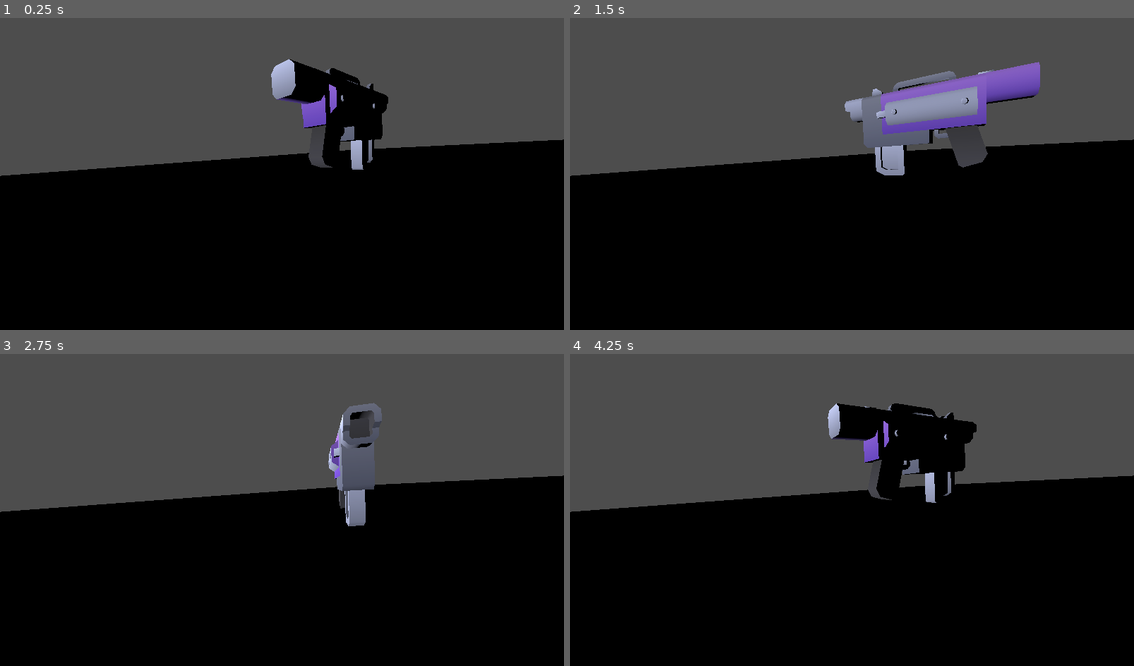
Above: before the commit, frames 1-4 (two rows, left to right).
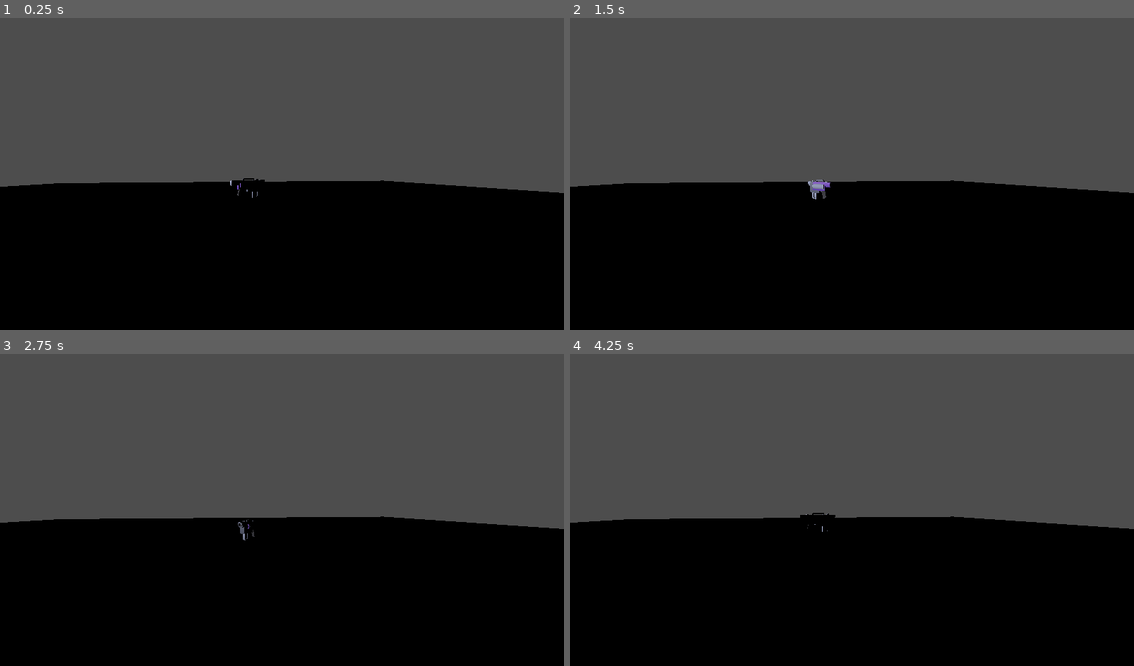
Above: after the commit, the same moments.

Repository: vikho22/PGV
Game: Godot game, scene res://Weapons/weapon_prueba.tscn
Two runs of this game, one before a commit and one after it. Both use one fixed random seed, a clock stepped at 60 frames per second and the inputs below. This scene is started directly instead of the project's main scene.
Inputs:
- Up to frame 1 (0.25 s): no input
- Up to frame 2 (1.5 s): tap Enter (ui_accept) at 0.5, 0.77 s; hold Right (right) 0.53-1.28 s; hold Down (backward) from 1.28 s (still down)
- Up to frame 3 (2.75 s): tap Enter (ui_accept) at 1.52 s; release Down (backward) at 2.03 s; hold Right (right) from 2.03 s (still down)
- Up to frame 4 (4.25 s): release Right (right) at 2.78 s; hold Up (forward) 2.78-3.53 s; tap Enter (ui_accept) at 3.02, 3.77 s; hold Left (left) from 3.53 s (still down)

The runs differ from the first frame. In frame 1, 12% of the frame differs, in the area x 0-100%, y 13-58%; in frame 2, 14%, in the area x 0-100%, y 14-59%; in frame 3, 10%; in frame 4, 13%.

Commit message:
Minor changes

Diff:
--- a/nexum/Weapons/weapon_prueba.tscn
+++ b/nexum/Weapons/weapon_prueba.tscn
@@ -3,11 +3,8 @@
 [ext_resource type="PackedScene" uid="uid://dgplrg5n10r8" path="res://Weapons/blaster-a.fbx" id="1_s4osm"]
 [ext_resource type="Script" uid="uid://dai2ik7hubinq" path="res://Scripts/weapon_on_floor.gd" id="2_1tfd7"]
 
-[sub_resource type="BoxShape3D" id="BoxShape3D_1tfd7"]
-size = Vector3(1, 0.6054077, 0.85791016)
-
 [sub_resource type="StandardMaterial3D" id="StandardMaterial3D_1tfd7"]
-albedo_color = Color(0.8901961, 1, 0.24313726, 1)
+albedo_color = Color(1, 0.93333334, 1, 1)
 
 [sub_resource type="StandardMaterial3D" id="StandardMaterial3D_wyaam"]
 
@@ -22,19 +19,13 @@
 [sub_resource type="BoxShape3D" id="BoxShape3D_wyaam"]
 size = Vector3(2.0341187, 1, 1.980957)
 
+[sub_resource type="BoxShape3D" id="BoxShape3D_1tfd7"]
+size = Vector3(1, 0.6054077, 0.89282227)
+
 [node name="Node3D" type="Node3D"]
 
-[node name="blaster-a" parent="." instance=ExtResource("1_s4osm")]
-transform = Transform3D(1, 0, 0, 0, 1, 0, 0, 0, 1, 0.15129554, 0.67131054, -0.060767293)
-script = ExtResource("2_1tfd7")
-
-[node name="CollisionShape3D" type="CollisionShape3D" parent="blaster-a"]
-transform = Transform3D(0.75, 0, 0, 0, 0.75, 0, 0, 0, 1, 0, -0.063056946, 0.03540039)
-shape = SubResource("BoxShape3D_1tfd7")
-
 [node name="Camera3D" type="Camera3D" parent="."]
-transform = Transform3D(0.37903216, -0.06349492, 0.9232026, -0.06682566, 0.9931605, 0.09574251, -0.9229677, -0.0979831, 0.37219664, 0.96208894, 0.5110775, 0.6274265)
-visible = false
+transform = Transform3D(0.15521044, 0, 0.9878814, 0, 1, 0, -0.9878814, 0, 0.15521044, 2.5669575, 0.956759, -0.06317127)
 
 [node name="DirectionalLight3D" type="DirectionalLight3D" parent="."]
 transform = Transform3D(1, 0, 0, 0, 1, 0, 0, 0, 1, 0, 0, 3.314523)
@@ -54,3 +45,14 @@
 [node name="CollisionShape3D" type="CollisionShape3D" parent="Node3D/MeshInstance3D/StaticBody3D"]
 transform = Transform3D(1, 0, 0, 0, 0.05, 0, 0, 0, 1, -0.018157959, 0, -0.0036621094)
 shape = SubResource("BoxShape3D_wyaam")
+
+[node name="RigidBody3D" type="RigidBody3D" parent="."]
+transform = Transform3D(1, 0, 0, 0, 1, 0, 0, 0, 1, 0, 0.05, 0)
+
+[node name="blaster-a" parent="RigidBody3D" instance=ExtResource("1_s4osm")]
+transform = Transform3D(0.5, 0, 0, 0, 0.5, 0, 0, 0, 0.5, 0.15129554, 0.42385375, -0.060767293)
+script = ExtResource("2_1tfd7")
+
+[node name="CollisionShape3D" type="CollisionShape3D" parent="RigidBody3D"]
+transform = Transform3D(0.4, 0, 0, 0, 0.571, 0, 0, 0, 0.571, 0.15129554, 0.3607968, -0.03409493)
+shape = SubResource("BoxShape3D_1tfd7")
